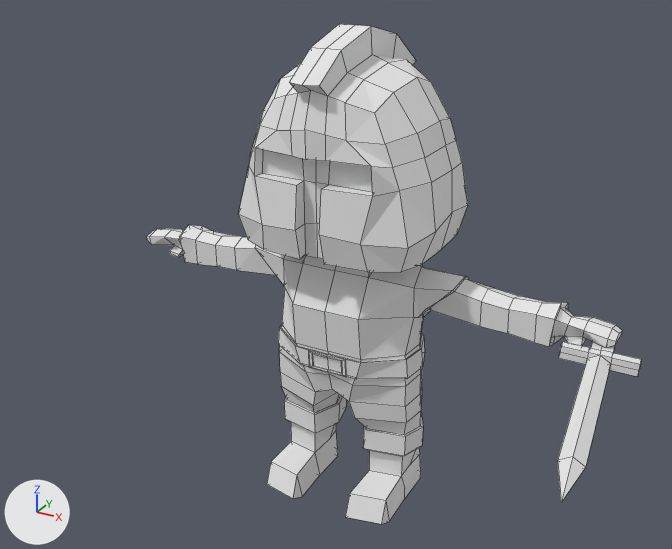
An edit to the Blender file Assets/Models/Units/Soldier2.blend, drawn before and after from the same camera.
Before and after are seen from a 50 mm lens placed at (5.52, -10.55, 8.64), pointed at (0.11, -0.72, 3.72). Arrows for +X, +Y and +Z are at lower left; the lights stay in place. Mesh edges are drawn as thin lines.
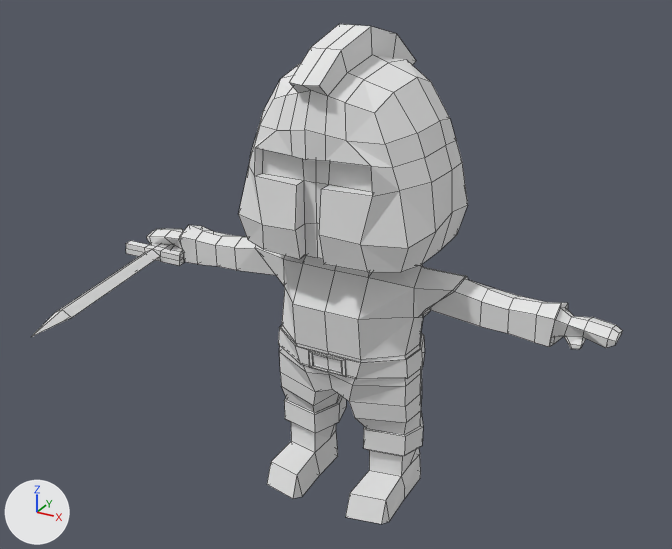
Where the change shows, as pixel boxes (x1, y1, x2, y2) in the pictures (672 x 549 px; the box of a moved part takes in the faces that stretch with it):
'Cube', reshaped (20% wider): before (147, 24, 641, 524); after (31, 24, 622, 524)
part 1 of me_cube, moved or reshaped: before (558, 341, 641, 502); after (31, 241, 184, 337)

What the commit changed:
me_cube has 655 vertices, 628 faces, 2 loose edges and spans x -3.64..3.99, y -3.19..1.4, z 0.01..6.82.
me_cube is used by ob_cube; location (0.0, 0.0, 0.0).
me_cube part 1: the loose piece of 46 vertices spanning x 3.02..3.99, y -3.19..0.34, z 3.01..3.24 is moved by (-6.88, 0.02, 0.02).
